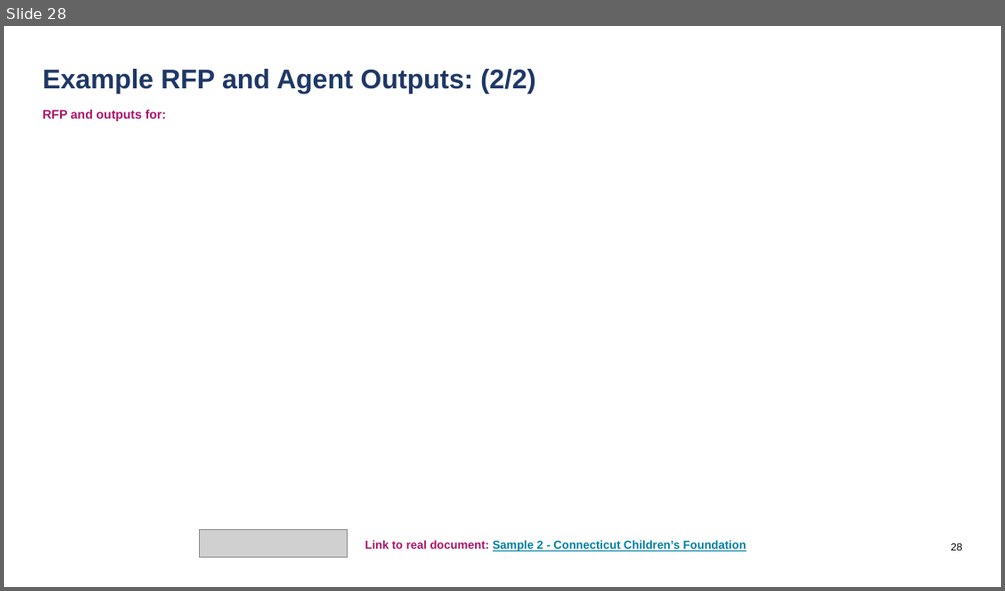
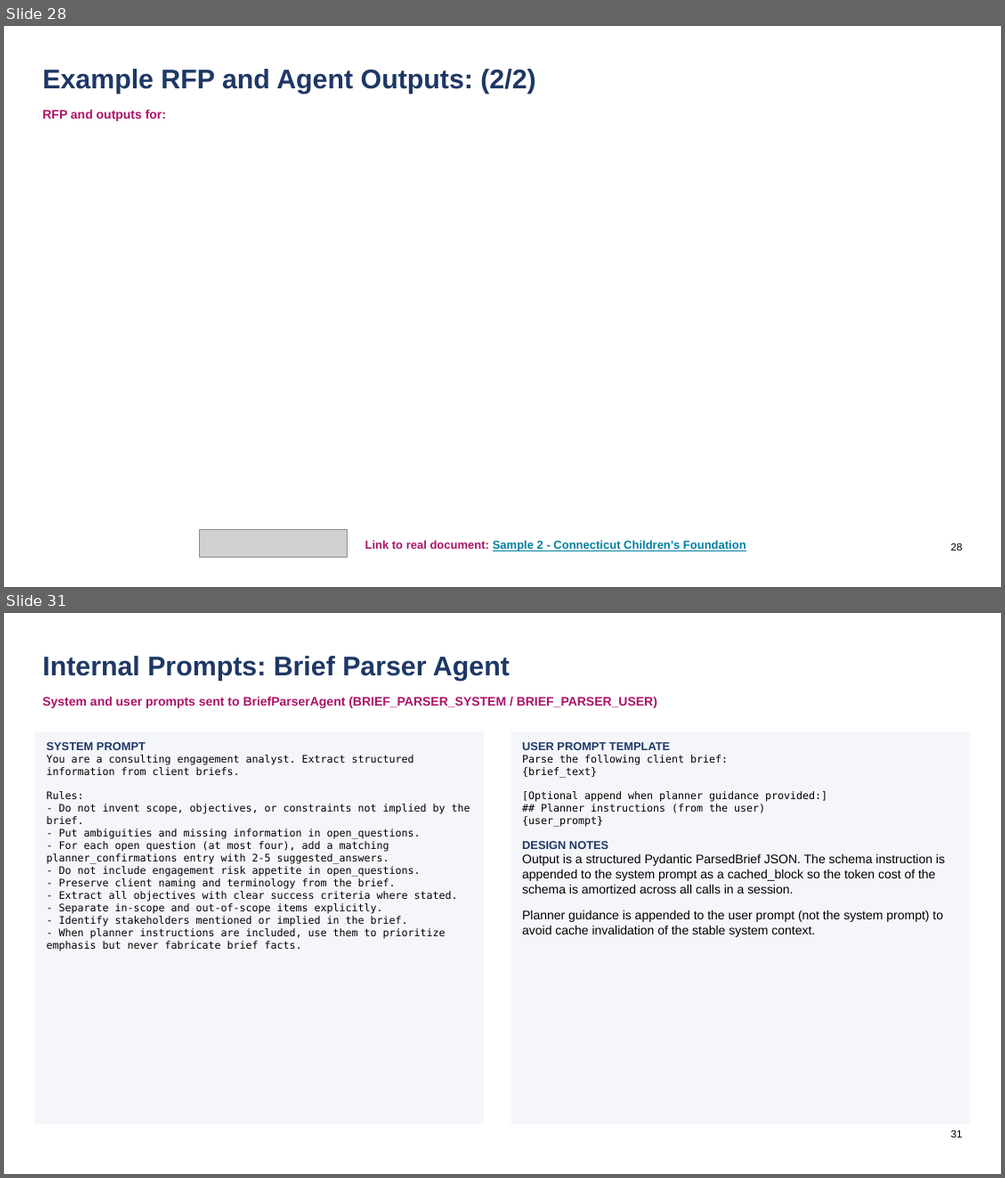
Before and after one commit to sohenpatel22/Consulting-Workplan-Agent, a slide deck: APS1049 Team 2 Final Presentation.pptx. Shown one above the other, each under a label of ours: slide 28 before the commit, slides 28 and 31 after it; the slides between them are not shown. The pictures are 1005x591 and 1005x1178 pixels, drawn with LibreOffice and Linux fonts; fonts in the diff are those of the drawing; grey boxes stand for pictures; background and template pictures are left out. Boxes give left, top, right and bottom in pixels: in the first picture for what was removed or moved away, otherwise in the second. Text is boxed around its words. In the diff, an @@ line names an element or a change of style, - is before the commit and + after.

```diff
--- a/APS1049 Team 2 Final Presentation.pptx
+++ b/APS1049 Team 2 Final Presentation.pptx
@@ slide 31 added at bbox=[4, 613, 1001, 1174], background #FFFFFF @@
@@ title added at bbox=[42, 656, 510, 681], 26 pt, text #1E3765, bold @@
+Internal Prompts: Brief Parser Agent
@@ text added at bbox=[42, 697, 657, 708], 12 pt, text #AB1368, bold @@
+System and user prompts sent to BriefParserAgent (BRIEF_PARSER_SYSTEM / BRIEF_PARSER_USER)
@@ rectangle added at bbox=[35, 732, 484, 1125], fill #F4F6FA, 10 pt, text #000000 @@
+SYSTEM PROMPT
+You are a consulting engagement analyst. Extract structured information from client briefs.
+Rules:
+- Do not invent scope, objectives, or constraints not implied by the brief.
+- Put ambiguities and missing information in open_questions.
+- For each open question (at most four), add a matching planner_confirmations entry with 2-5 suggested_answers.
+- Do not include engagement risk appetite in open_questions.
+- Preserve client naming and terminology from the brief.
+- Extract all objectives with clear success criteria where stated.
+- Separate in-scope and out-of-scope items explicitly.
+- Identify stakeholders mentioned or implied in the brief.
+- When planner instructions are included, use them to prioritize emphasis but never fabricate brief facts.
@@ rectangle added at bbox=[511, 732, 971, 1125], fill #F4F6FA, 12 pt, text #000000 @@
+USER PROMPT TEMPLATE
+Parse the following client brief:
+{brief_text}
+[Optional append when planner guidance provided:]
+## Planner instructions (from the user)
+{user_prompt}
+DESIGN NOTES
+Output is a structured Pydantic ParsedBrief JSON. The schema instruction is appended to the system prompt as a cached_block so the token cost of the schema is amortized across all calls in a session.
+Planner guidance is appended to the user prompt (not the system prompt) to avoid cache invalidation of the stable system context.
@@ page number added at bbox=[951, 1130, 963, 1137], 10 pt, text #000000 @@
+31
```
Also in this commit, not shown: 4 other slides added, 9 other files.
